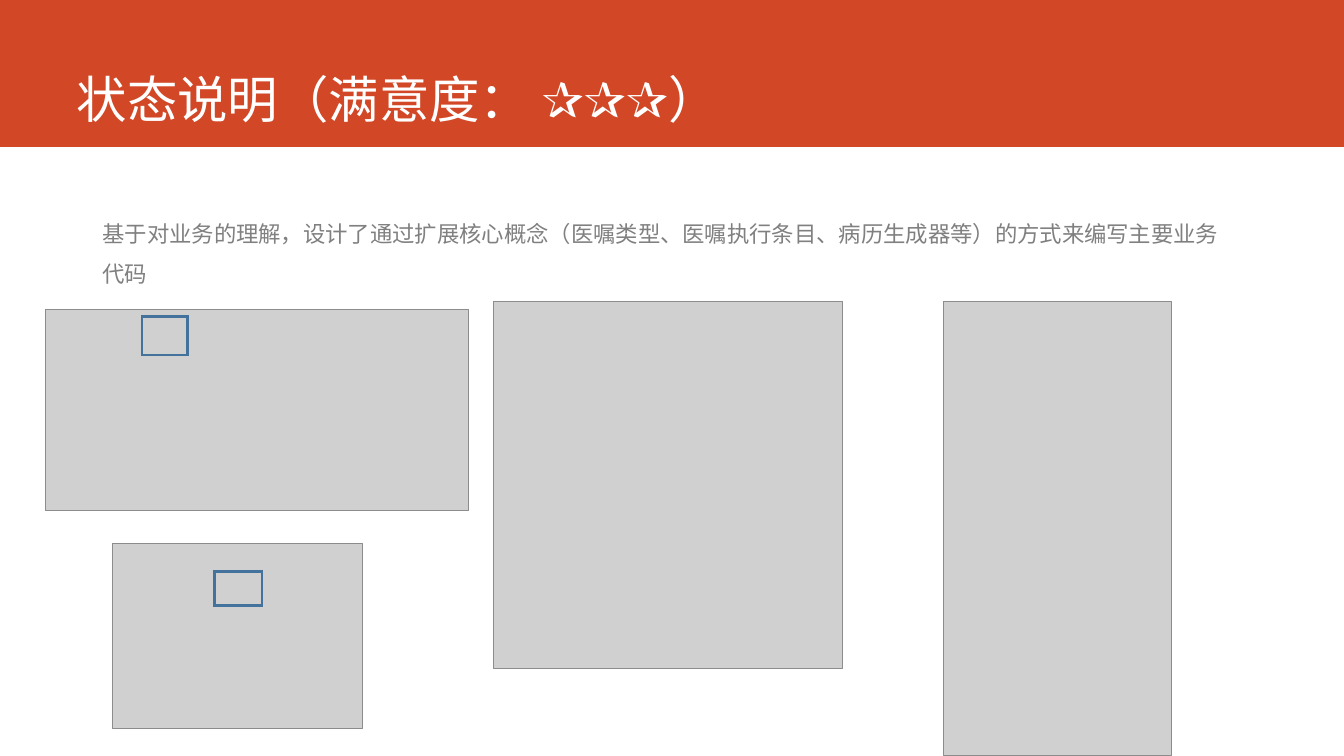
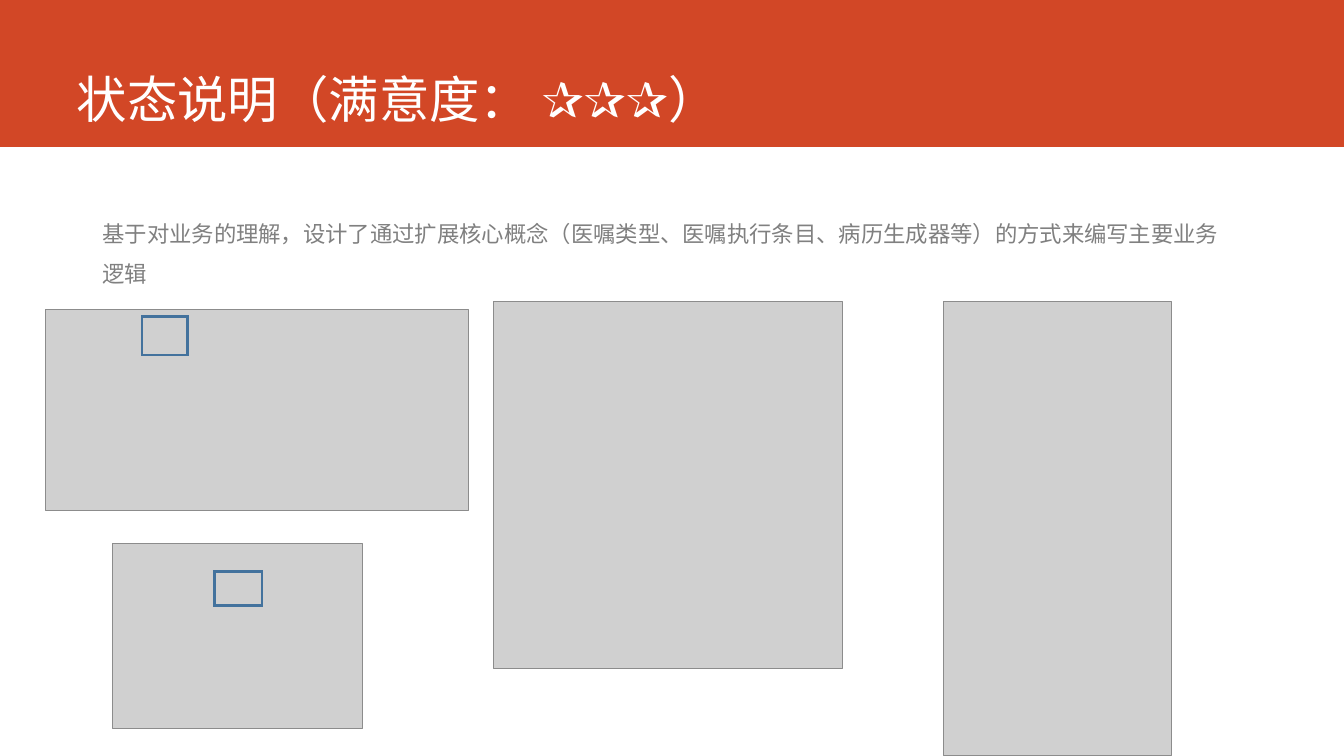
Before and after one commit to AppSecAI-TEST/hospital, a slide deck: slide 6 of doc/状态报告 2017-2-27.pptx. Drawn at 1344x756 pixels with LibreOffice and Linux fonts; fonts in the diff are those of the drawing; grey boxes stand for pictures. Boxes give left, top, right and bottom in pixels: in the first picture for what was removed or moved away, otherwise in the second. Text is boxed around its words. In the diff, an @@ line names an element or a change of style, - is before the commit and + after.

```diff
--- a/doc/状态报告 2017-2-27.pptx
+++ b/doc/状态报告 2017-2-27.pptx
@@ text at bbox=[102, 223, 1218, 284]: text changed @@
-基于对业务的理解，设计了通过扩展核心概念（医嘱类型、医嘱执行条目、病历生成器等）的方式来编写主要业务代码
+基于对业务的理解，设计了通过扩展核心概念（医嘱类型、医嘱执行条目、病历生成器等）的方式来编写主要业务逻辑
```
Also in this commit, not shown: 5 other slides changed, 2 slides added, 1 slide removed.
